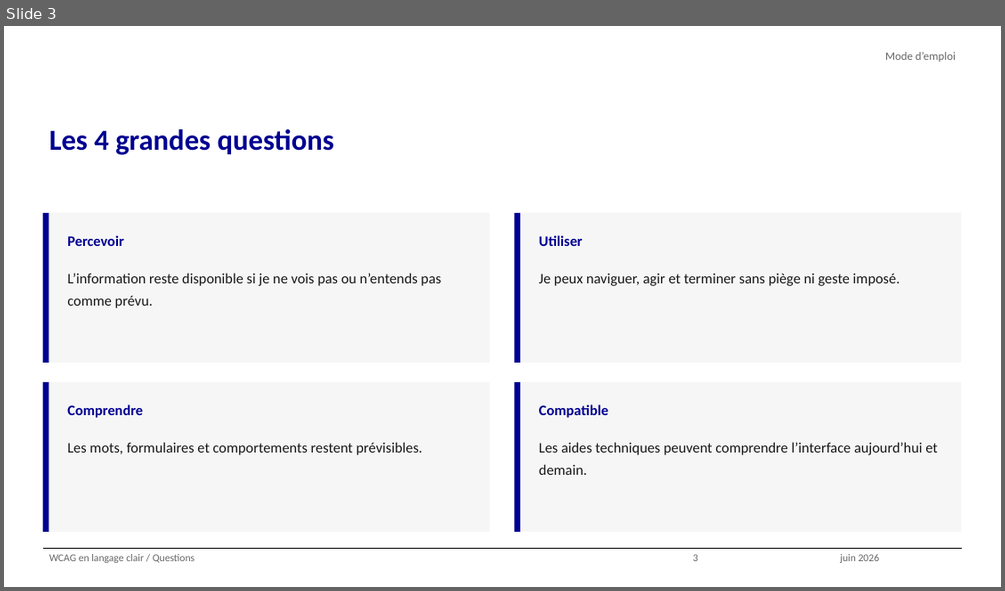
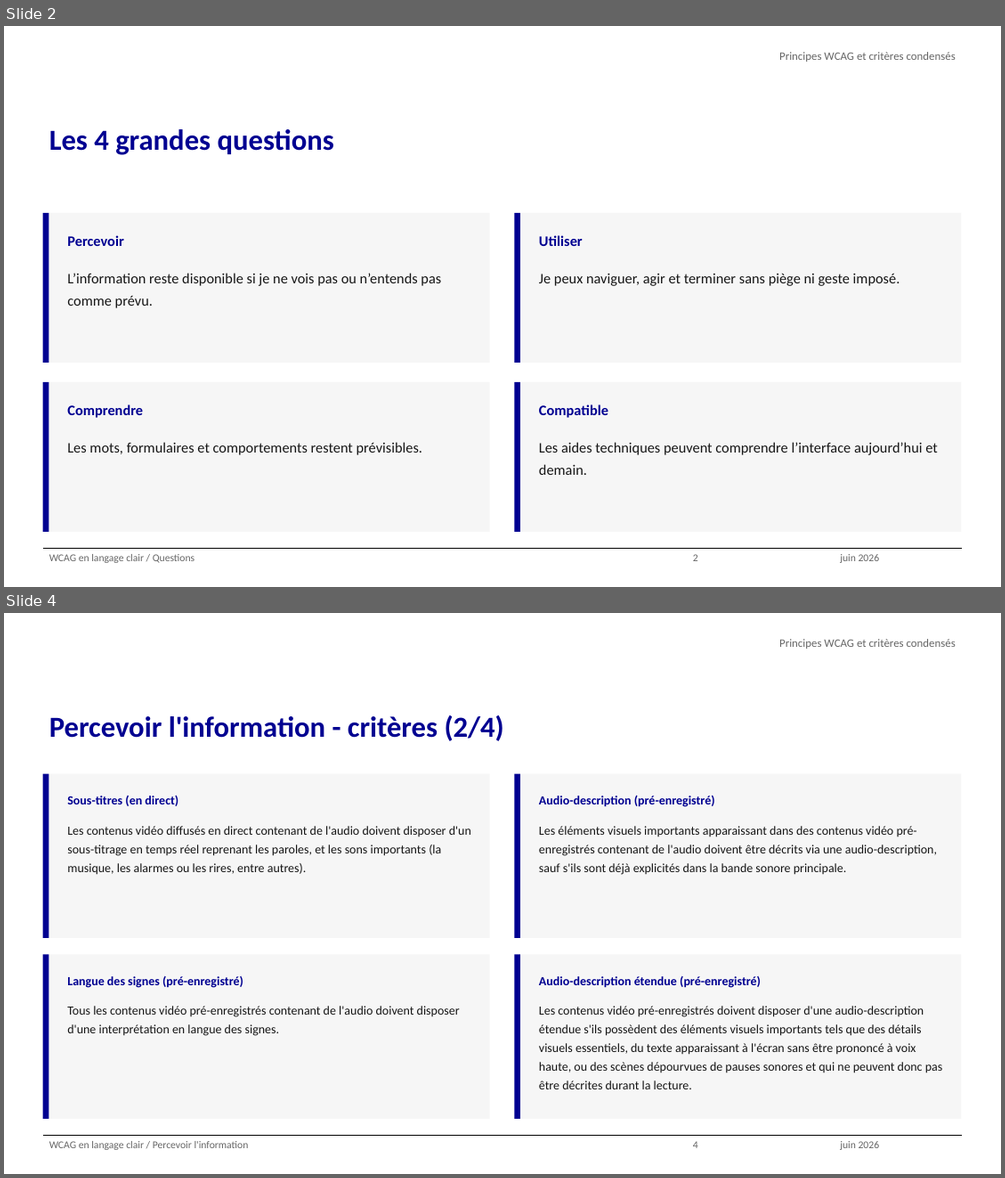
Before and after one commit to alexandra-guiderdoni/usine-fabrication-igpde-102846-ay11, a slide deck: WCAG en langage clair - condensé.pptx. Shown one above the other, each under a label of ours: slide 3 before the commit, slides 2 and 4 after it; the slides between them are not shown. The pictures are 1005x591 and 1005x1178 pixels, drawn with LibreOffice and Linux fonts; fonts in the diff are those of the drawing; background and template pictures are left out. Boxes give left, top, right and bottom in pixels: in the first picture for what was removed or moved away, otherwise in the second. Text is boxed around its words. In the diff, an @@ line names an element or a change of style, - is before the commit and + after.

```diff
--- a/WCAG en langage clair - condensé.pptx
+++ b/WCAG en langage clair - condensé.pptx
@@ slide 4 added at [4,613,1001,1174], background #FFFFFF; not listed: 1 template element that a slide beside it also shows @@
@@ text added at [779,639,955,649], 11 pt, text #666666 @@
+Principes WCAG et critères condensés
@@ title added at [49,715,504,741], 28 pt, text #000091, bold @@
+Percevoir l'information - critères (2/4)
@@ rectangle added at [43,774,48,938], fill #000091 @@
@@ rectangle added at [48,774,489,938], fill #F6F6F6 @@
@@ text added at [67,795,178,806], 12 pt, text #000091, bold @@
+Sous-titres (en direct)
@@ rectangle added at [514,774,520,938], fill #000091 @@
@@ rectangle added at [520,774,961,938], fill #F6F6F6 @@
@@ text added at [539,795,715,807], 12 pt, text #000091, bold @@
+Audio-description (pré-enregistré)
@@ text added at [67,826,471,875], 12 pt, text #161616 @@
+Les contenus vidéo diffusés en direct contenant de l'audio doivent disposer d'un sous-titrage en temps réel reprenant les paroles, et les sons importants (la musique, les alarmes ou les rires, entre autres).
@@ text added at [539,826,937,875], 12 pt, text #161616 @@
+Les éléments visuels importants apparaissant dans des contenus vidéo pré-enregistrés contenant de l'audio doivent être décrits via une audio-description, sauf s'ils sont déjà explicités dans la bande sonore principale.
@@ rectangle added at [43,954,48,1118], fill #000091 @@
@@ rectangle added at [48,954,489,1118], fill #F6F6F6 @@
@@ rectangle added at [514,954,520,1118], fill #000091 @@
@@ rectangle added at [520,954,961,1118], fill #F6F6F6 @@
@@ text added at [67,976,243,988], 12 pt, text #000091, bold @@
+Langue des signes (pré-enregistré)
@@ text added at [539,976,760,988], 12 pt, text #000091, bold @@
+Audio-description étendue (pré-enregistré)
@@ text added at [67,1005,460,1036], 12 pt, text #161616 @@
+Tous les contenus vidéo pré-enregistrés contenant de l'audio doivent disposer d'une interprétation en langue des signes.
@@ text added at [539,1005,943,1089], 12 pt, text #161616 @@
+Les contenus vidéo pré-enregistrés doivent disposer d'une audio-description étendue s'ils possèdent des éléments visuels importants tels que des détails visuels essentiels, du texte apparaissant à l'écran sans être prononcé à voix haute, ou des scènes dépourvues de pauses sonores et qui ne peuvent donc pas être décrites durant la lecture.
@@ text added at [49,1141,249,1150], 10 pt, text #666666 @@
+WCAG en langage clair / Percevoir l'information
@@ text added at [693,1141,698,1148], 10 pt, text #666666 @@
+4
@@ text added at [840,1141,880,1150], 10 pt, text #666666 @@
+juin 2026
@@ what was slide 3 is now slide 2 @@
@@ slide 2 changed as well @@
@@ text at [779,52,955,62]: text changed @@
-Mode d’emploi
+Principes WCAG et critères condensés
```
Also in this commit, not shown: 1 other slide changed, 10 other slides added, 21 slides removed, 4 other files.
